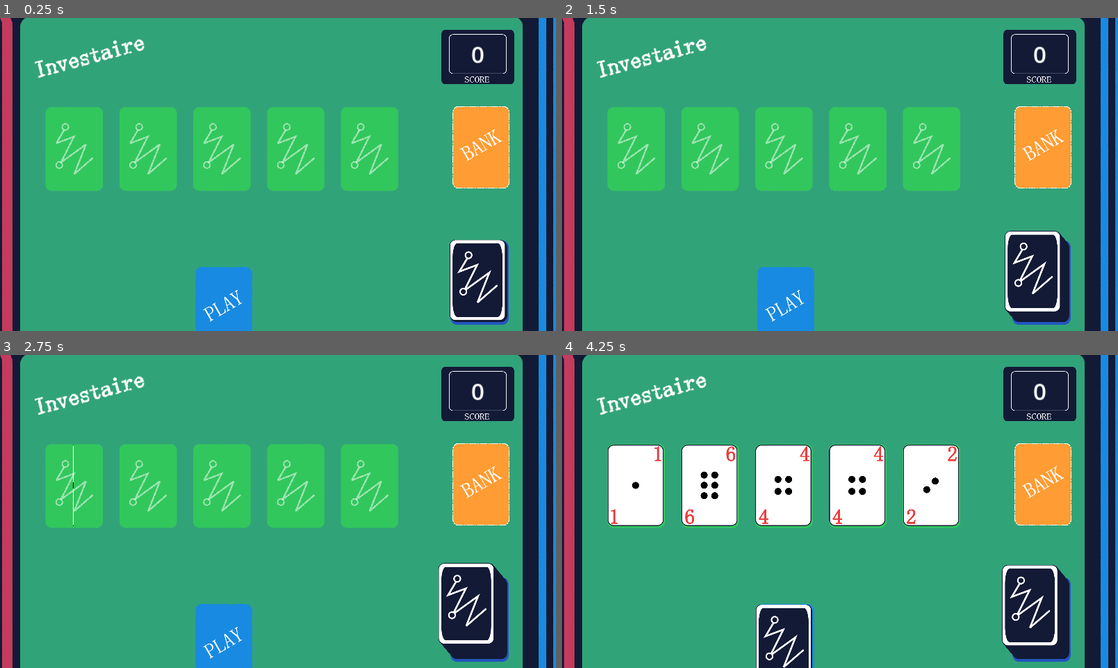
Above: before the commit, frames 1-4 (two rows, left to right).
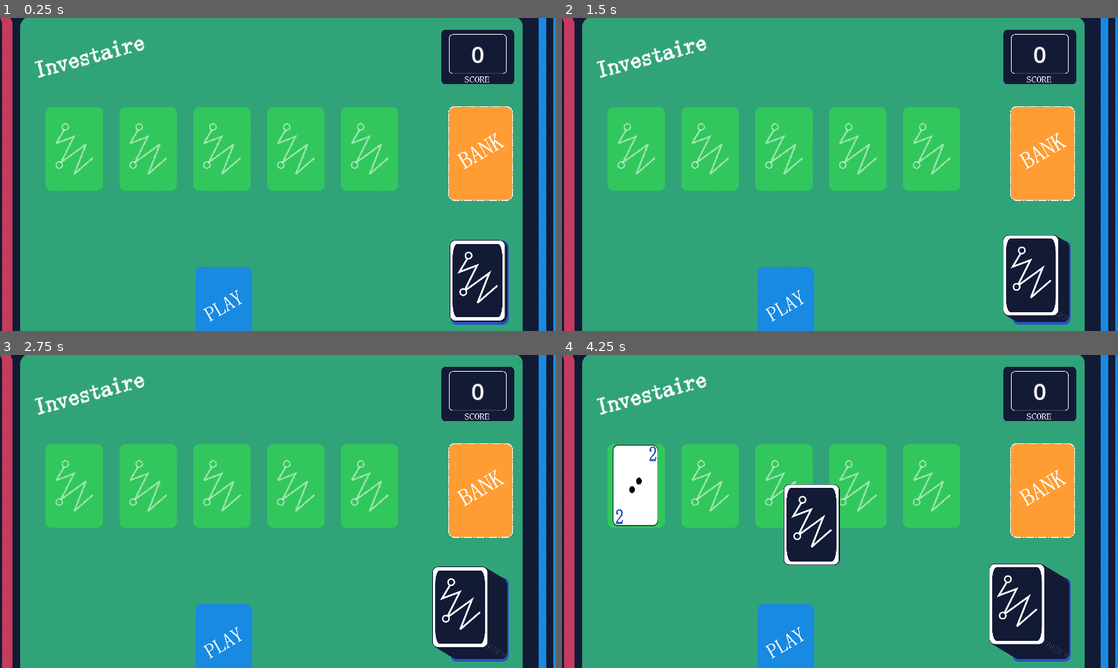
Above: after the commit, the same moments.

Repository: mathew-tran/investaire
Game: Godot game, scene res://Scenes/Game.tscn
Two runs of this game, one before a commit and one after it. Both use one fixed random seed, a clock stepped at 60 frames per second and the inputs below.
Inputs (mouse positions are in pixels of both pictures, inside the frame that each line leads up to):
- Up to frame 1 (0.25 s): no input
- Up to frame 2 (1.5 s): click (1040, 280) at 0.5 s; click (1040, 280) at 1.25 s, where only the run after the commit has a clickable "+20"
- Up to frame 3 (2.75 s): click (478, 614) at 2 s, where only the run after the commit has a clickable "+20"
- Up to frame 4 (4.25 s): click (1034, 614) at 2.75 s, where only the run after the commit has a clickable "+20"; click (1034, 611) at 3.5 s, where only the run after the commit has a clickable "+20"

The runs differ from the first frame. In frame 1, 1.4% of the frame differs, in the area x 80-93%, y 28-97%; in frame 2, 2.2%; in frame 3, 2.7%; in frame 4, 17%, in the area x 8-93%, y 28-100%.

Commit message:
make blue set of cards

Diff:
--- a/Art/InvestaireExample.svg
+++ b/Art/InvestaireExample.svg
@@ -24,15 +24,15 @@
      inkscape:pagecheckerboard="0"
      inkscape:deskcolor="#d1d1d1"
      inkscape:document-units="mm"
-     inkscape:zoom="2.0283688"
-     inkscape:cx="33.031469"
-     inkscape:cy="-2.2185315"
+     inkscape:zoom="0.5070922"
+     inkscape:cx="928.82517"
+     inkscape:cy="-10.846154"
      inkscape:window-width="1920"
      inkscape:window-height="1001"
      inkscape:window-x="-7"
      inkscape:window-y="-7"
      inkscape:window-maximized="1"
-     inkscape:current-layer="layer1" /><defs
+     inkscape:current-layer="g59" /><defs
      id="defs1" /><g
      inkscape:label="Layer 1"
      inkscape:groupmode="layer"
@@ -857,4 +857,98 @@
        id="circle5"
        cx="-73.720901"
        cy="42.382137"
-       r="1.9369564" /></g></svg>
+       r="1.9369564" /><rect
+       style="fill:#ffffff;fill-opacity:1;stroke:#131a36;stroke-width:0.5;stroke-linecap:round;stroke-dasharray:none;stroke-opacity:1"
+       id="rect4"
+       width="33.573914"
+       height="48.885094"
+       x="401.11792"
+       y="9.2124119"
+       ry="3.4127326"
+       inkscape:export-filename="Cards\9.png"
+       inkscape:export-xdpi="191.95892"
+       inkscape:export-ydpi="191.95892" /><text
+       xml:space="preserve"
+       style="font-style:normal;font-variant:normal;font-weight:normal;font-stretch:normal;font-size:12.5533px;font-family:SimSun;-inkscape-font-specification:SimSun;fill:#ed3b3b;fill-opacity:1;stroke:#ed3b3b;stroke-width:0.444801;stroke-linecap:round;stroke-dasharray:0.2224, 0.2224;stroke-dashoffset:0;stroke-opacity:1"
+       x="421.44485"
+       y="19.361923"
+       id="text10"><tspan
+         sodipodi:role="line"
+         id="tspan10"
+         style="font-style:normal;font-variant:normal;font-weight:normal;font-stretch:normal;font-size:12.5533px;font-family:SimSun;-inkscape-font-specification:SimSun;fill:#ed3b3b;fill-opacity:1;stroke:#ed3b3b;stroke-width:0.444801;stroke-dasharray:0.2224, 0.2224;stroke-dashoffset:0;stroke-opacity:1"
+         x="421.44485"
+         y="19.361923">10</tspan></text><text
+       xml:space="preserve"
+       style="font-style:normal;font-variant:normal;font-weight:normal;font-stretch:normal;font-size:12.5533px;font-family:SimSun;-inkscape-font-specification:SimSun;fill:#ed3b3b;fill-opacity:1;stroke:#ed3b3b;stroke-width:0.444801;stroke-linecap:round;stroke-dasharray:0.2224, 0.2224;stroke-dashoffset:0;stroke-opacity:1"
+       x="402.24323"
+       y="56.52293"
+       id="text11"><tspan
+         sodipodi:role="line"
+         id="tspan11"
+         style="font-style:normal;font-variant:normal;font-weight:normal;font-stretch:normal;font-size:12.5533px;font-family:SimSun;-inkscape-font-specification:SimSun;fill:#ed3b3b;fill-opacity:1;stroke:#ed3b3b;stroke-width:0.444801;stroke-dasharray:0.2224, 0.2224;stroke-dashoffset:0;stroke-opacity:1"
+         x="402.24323"
+         y="56.52293">10</tspan></text><g
+       id="g59"
+       transform="translate(73.125494,3.1750016)"><g
+         id="g58"
+         transform="translate(35.454183)"><circle
+           style="fill:#000000;fill-opacity:1;stroke:#000000;stroke-width:1.07742;stroke-linecap:round;stroke-dasharray:0.53871, 0.53871;stroke-dashoffset:0;stroke-opacity:1"
+           id="circle11"
+           cx="-39.958313"
+           cy="303.97977"
+           r="1.6005985"
+           transform="rotate(-90)" /><circle
+           style="fill:#000000;fill-opacity:1;stroke:#000000;stroke-width:1.07742;stroke-linecap:round;stroke-dasharray:0.53871, 0.53871;stroke-dashoffset:0;stroke-opacity:1"
+           id="circle13"
+           cx="-27.361929"
+           cy="303.97977"
+           r="1.6005985"
+           transform="rotate(-90)" /><circle
+           style="fill:#000000;fill-opacity:1;stroke:#000000;stroke-width:1.07742;stroke-linecap:round;stroke-dasharray:0.53871, 0.53871;stroke-dashoffset:0;stroke-opacity:1"
+           id="circle14"
+           cx="-39.958313"
+           cy="314.66956"
+           r="1.6005985"
+           transform="rotate(-90)" /><circle
+           style="fill:#000000;fill-opacity:1;stroke:#000000;stroke-width:1.07742;stroke-linecap:round;stroke-dasharray:0.53871, 0.53871;stroke-dashoffset:0;stroke-opacity:1"
+           id="circle24"
+           cx="-27.361929"
+           cy="314.66956"
+           r="1.6005985"
+           transform="rotate(-90)" /><circle
+           style="fill:#000000;fill-opacity:1;stroke:#000000;stroke-width:1.07742;stroke-linecap:round;stroke-dasharray:0.53871, 0.53871;stroke-dashoffset:0;stroke-opacity:1"
+           id="circle38"
+           cx="-33.608307"
+           cy="303.97977"
+           r="1.6005985"
+           transform="rotate(-90)" /><circle
+           style="fill:#000000;fill-opacity:1;stroke:#000000;stroke-width:1.07742;stroke-linecap:round;stroke-dasharray:0.53871, 0.53871;stroke-dashoffset:0;stroke-opacity:1"
+           id="circle45"
+           cx="-33.608307"
+           cy="314.66956"
+           r="1.6005985"
+           transform="rotate(-90)" /><circle
+           style="fill:#000000;fill-opacity:1;stroke:#000000;stroke-width:1.07742;stroke-linecap:round;stroke-dasharray:0.53871, 0.53871;stroke-dashoffset:0;stroke-opacity:1"
+           id="circle57"
+           cx="-21.011923"
+           cy="303.97977"
+           r="1.6005985"
+           transform="rotate(-90)" /><circle
+           style="fill:#000000;fill-opacity:1;stroke:#000000;stroke-width:1.07742;stroke-linecap:round;stroke-dasharray:0.53871, 0.53871;stroke-dashoffset:0;stroke-opacity:1"
+           id="circle58"
+           cx="-21.011923"
+           cy="314.66956"
+           r="1.6005985"
+           transform="rotate(-90)" /></g><circle
+         style="fill:#000000;fill-opacity:1;stroke:#000000;stroke-width:1.07742;stroke-linecap:round;stroke-dasharray:0.53871, 0.53871;stroke-dashoffset:0;stroke-opacity:1"
+         id="circle59"
+         cx="-27.310116"
+         cy="344.77939"
+         r="1.6005985"
+         transform="rotate(-90)" /><circle
+         style="fill:#000000;fill-opacity:1;stroke:#000000;stroke-width:1.07742;stroke-linecap:round;stroke-dasharray:0.53871, 0.53871;stroke-dashoffset:0;stroke-opacity:1"
+         id="circle60"
+         cx="-33.660122"
+         cy="344.77939"
+         r="1.6005985"
+         transform="rotate(-90)" /></g></g></svg>
--- a/Prefabs/BankSlot.tscn
+++ b/Prefabs/BankSlot.tscn
@@ -4,17 +4,17 @@
 [ext_resource type="Script" path="res://Scripts/BankSlot.gd" id="2_lfcx2"]
 
 [node name="BankSlot" type="TextureRect"]
-custom_minimum_size = Vector2(140, 190)
-offset_right = 140.0
-offset_bottom = 190.0
+custom_minimum_size = Vector2(182, 218)
+offset_right = 182.0
+offset_bottom = 218.0
 texture = ExtResource("1_2sjn1")
-expand_mode = 3
+expand_mode = 4
 stretch_mode = 5
 script = ExtResource("2_lfcx2")
 
 [node name="Cards" type="Control" parent="."]
 anchors_preset = 0
-offset_left = 6.0
-offset_top = 4.0
-offset_right = 46.0
-offset_bottom = 44.0
+offset_left = 26.0
+offset_top = 16.0
+offset_right = 66.0
+offset_bottom = 56.0
--- a/Prefabs/Card.tscn
+++ b/Prefabs/Card.tscn
@@ -159,3 +159,21 @@
 "": SubResource("AnimationLibrary_ymb0o")
 }
 speed_scale = 3.5
+
+[node name="PointsLabel" type="Label" parent="."]
+visible = false
+layout_mode = 1
+anchors_preset = 14
+anchor_top = 0.5
+anchor_right = 1.0
+anchor_bottom = 0.5
+offset_top = -27.5
+offset_bottom = 27.5
+grow_horizontal = 2
+grow_vertical = 2
+theme_override_colors/font_outline_color = Color(0, 0, 0, 1)
+theme_override_constants/outline_size = 11
+theme_override_font_sizes/font_size = 40
+text = "+20"
+horizontal_alignment = 1
+vertical_alignment = 1
--- a/Prefabs/GameOverScreen.tscn
+++ b/Prefabs/GameOverScreen.tscn
@@ -5,6 +5,21 @@
 
 [sub_resource type="StyleBoxFlat" id="StyleBoxFlat_785cl"]
 bg_color = Color(0.0745098, 0.101961, 0.211765, 1)
+
+[sub_resource type="Animation" id="Animation_jfp8b"]
+length = 0.001
+tracks/0/type = "value"
+tracks/0/imported = false
+tracks/0/enabled = true
+tracks/0/path = NodePath(".:position")
+tracks/0/interp = 1
+tracks/0/loop_wrap = true
+tracks/0/keys = {
+"times": PackedFloat32Array(0.0333333),
+"transitions": PackedFloat32Array(1),
+"update": 0,
+"values": [Vector2(0, -1080)]
+}
 
 [sub_resource type="Animation" id="Animation_6d8km"]
 resource_name = "animIn"
@@ -19,21 +34,6 @@
 "transitions": PackedFloat32Array(1, 1),
 "update": 0,
 "values": [Vector2(0, -1080), Vector2(0, 0)]
-}
-
-[sub_resource type="Animation" id="Animation_jfp8b"]
-length = 0.001
-tracks/0/type = "value"
-tracks/0/imported = false
-tracks/0/enabled = true
-tracks/0/path = NodePath(".:position")
-tracks/0/interp = 1
-tracks/0/loop_wrap = true
-tracks/0/keys = {
-"times": PackedFloat32Array(0.0333333),
-"transitions": PackedFloat32Array(1),
-"update": 0,
-"values": [Vector2(0, -1080)]
 }
 
 [sub_resource type="AnimationLibrary" id="AnimationLibrary_0i5t3"]
@@ -125,7 +125,7 @@
 theme_override_font_sizes/font_size = 50
 text = "CURRENT SCORE"
 
-[node name="Label3" type="Label" parent="VBoxContainer/HBoxContainer/VBoxContainer"]
+[node name="CurrentScore" type="Label" parent="VBoxContainer/HBoxContainer/VBoxContainer"]
 layout_mode = 2
 theme_override_font_sizes/font_size = 50
 text = "0"
--- a/Scenes/Game.tscn
+++ b/Scenes/Game.tscn
@@ -207,10 +207,10 @@
 metadata/_edit_lock_ = true
 
 [node name="BankSlot" parent="." instance=ExtResource("1_48mkt")]
-offset_left = 1146.0
+offset_left = 1113.0
 offset_top = -79.0
-offset_right = 1286.0
-offset_bottom = 111.0
+offset_right = 1295.0
+offset_bottom = 139.0
 scale = Vector2(1.5, 1.5)
 
 [node name="InvestSlots" parent="." instance=ExtResource("2_y6qob")]
@@ -232,6 +232,17 @@
 position = Vector2(550, 157)
 metadata/_edit_lock_ = true
 
+[node name="PlaySlot" type="TextureRect" parent="."]
+offset_left = 253.0
+offset_top = 471.0
+offset_right = 393.0
+offset_bottom = 661.0
+scale = Vector2(1.5, 1.5)
+pivot_offset = Vector2(-10, -10)
+texture = ExtResource("3_glwnt")
+expand_mode = 3
+stretch_mode = 5
+
 [node name="DeadCard" type="Control" parent="." groups=["DeadCard"]]
 layout_mode = 3
 anchors_preset = 0
@@ -239,17 +250,6 @@
 offset_bottom = 40.0
 scale = Vector2(1.5, 1.5)
 
-[node name="PlaySlot" type="TextureRect" parent="."]
-offset_left = 253.0
-offset_top = 471.0
-offset_right = 393.0
-offset_bottom = 661.0
-scale = Vector2(1.5, 1.5)
-pivot_offset = Vector2(-10, -10)
-texture = ExtResource("3_glwnt")
-expand_mode = 3
-stretch_mode = 5
-
 [node name="CanvasLayer" type="CanvasLayer" parent="."]
 
 [node name="GameOver" parent="CanvasLayer" instance=ExtResource("15_dq3aa")]
--- a/Scripts/BankSlot.gd
+++ b/Scripts/BankSlot.gd
@@ -9,13 +9,13 @@
 	await SortCards()
 	await RepositionCards()
 	await CheckDupes()
+	await get_tree().process_frame
 	await RepositionCards()
-	await get_tree().process_frame
 	if len(CardHolder.get_children()) >= 3:
 		Finder.GetGame().KillGame()
 
 func CompareCards(cardA : Card, cardB : Card):
-	if cardA.Rank <= cardB.Rank:
+	if cardA.Rank >= cardB.Rank:
 		return true
 	return false
 
@@ -41,8 +41,9 @@
 		if values.has(str(card.Rank)) == false:
 			values[str(card.Rank)] = card
 		else:
+			await get_tree().create_timer(.1).timeout
+			await values[str(card.Rank)].Kill(Card.KILL_REASON.BANK)
 			await card.Kill(Card.KILL_REASON.BANK)
-			await values[str(card.Rank)].Kill(Card.KILL_REASON.BANK)
 			await CardHolder.NOTIFICATION_CHILD_ORDER_CHANGED
 			return
 
@@ -50,20 +51,12 @@
 	pass
 
 func RepositionCards():
-	if CardHolder.get_child_count() == 0:
-		return
-	if CardHolder.get_child_count() == 1:
-		await CardHolder.get_child(0).Move(CardHolder.global_position + Vector2(30.5, 0), .1, Tween.TransitionType.TRANS_QUAD)
-		return
+	await get_tree().create_timer(.1).timeout
 	var cardOffset = Vector2.ZERO
-	var startPosition = CardHolder.global_position + Vector2(30.5, 0)
-	print(startPosition)
 	var speed = .08 / CardHolder.get_child_count()
 	var cards = CardHolder.get_children()
 	for card in cards:
-		card.z_index = 0
-		cardOffset.x -= 25.5
-		if card.global_position != CardHolder.global_position + cardOffset:
-			await card.Move(startPosition + cardOffset, speed, Tween.TransitionType.TRANS_QUAD)
-		#cardOffset.y -= 5.5
+		await card.Move(CardHolder.global_position + cardOffset, speed, Tween.TransitionType.TRANS_QUAD)
+		cardOffset.y += 60
+
 	pass
--- a/Scripts/Card.gd
+++ b/Scripts/Card.gd
@@ -3,6 +3,7 @@
 class_name Card
 
 var Rank = 0
+var bIsRed = true
 
 signal MoveComplete
 
@@ -20,7 +21,10 @@
 	Create()
 
 func Create():
-	var image = "res://Art/Cards/" + str(Rank) + ".png"
+	var image = "res://Art/Cards/" + str(Rank)
+	if bIsRed == false:
+		image += "b"
+	image += ".png"
 	$Front.texture = load(image)
 
 func Flip():
@@ -30,6 +34,16 @@
 	$AnimationPlayer.play("FlipBack", -1, 4.8)
 
 func Kill(killReason = KILL_REASON.DEFAULT):
+	var pointAmount = Rank
+	if Rank == 0:
+		pointAmount += 11
+	if killReason == KILL_REASON.BANK:
+		pointAmount *= 3
+
+	$PointsLabel.text = "+" + str(pointAmount)
+	$PointsLabel.visible = true
+
+	Finder.GetGame().GainPoints(pointAmount)
 	reparent(Finder.GetDeadCardGroup())
 	var tween = get_tree().create_tween()
 	tween.tween_property(self, "scale", Vector2.ONE * 1.5, .1)
@@ -38,17 +52,12 @@
 	tween = get_tree().create_tween()
 	tween.tween_property(self, "scale", Vector2.ONE, .05)
 	await tween.finished
-
+	$PointsLabel.visible = false
 	ReverseFlip()
 	await get_tree().create_timer(.5).timeout
 	await Move(Vector2(2200, -100), .1, Tween.TransitionType.TRANS_CUBIC)
-	var pointAmount = Rank
-	if Rank == 0:
-		pointAmount += 10
 
-	if killReason == KILL_REASON.BANK:
-		pointAmount *= 3
-	Finder.GetGame().GainPoints(pointAmount)
+
 	queue_free()
 
 
@@ -67,7 +76,7 @@
 func GetAllowableNumbers(cardPosition: CARD_POSITION):
 	var allowedNumbers = []
 	allowedNumbers.append(Rank)
-	if Rank < 9 and (cardPosition == CARD_POSITION.TOP or cardPosition == CARD_POSITION.MIDDLE):
+	if Rank < 10 and (cardPosition == CARD_POSITION.TOP or cardPosition == CARD_POSITION.MIDDLE):
 		allowedNumbers.append(Rank + 1)
 	if Rank >= 1 and (cardPosition == CARD_POSITION.BOTTOM or cardPosition == CARD_POSITION.MIDDLE):
 		allowedNumbers.append(Rank - 1)
--- a/Scripts/Deck.gd
+++ b/Scripts/Deck.gd
@@ -2,25 +2,41 @@
 
 class_name Deck
 
-var Duplicates = 5
+var Duplicates = 4
 
 signal DeckCreated
 
 func CreateDeck():
 	var data = []
+	var bIsRed = false
+	var halfAmount = Duplicates / 2
 	for dupe in Duplicates:
-		for x in range(0, 9):
-			data.append(x)
+		for x in range(0, 11):
+			var instanceData = {
+				"Rank" : x,
+				"bIsRed" : bIsRed
+			}
+			data.append(instanceData)
+		halfAmount -= 1
+		if halfAmount == 0:
+			bIsRed = true
 	data.shuffle()
 
+	print(data)
+
 	var cardOffset = Vector2.ZERO
+	var timeToCreateDeck = 3.2
+
+	var splice = timeToCreateDeck / float(data.size())
+	print(splice)
 	for card in data:
 		var instance = load("res://Prefabs/Card.tscn").instantiate()
-		instance.Rank = card
+		instance.Rank = card["Rank"]
+		instance.bIsRed = card["bIsRed"]
 		$Cards.add_child(instance)
 		instance.global_position = Vector2(-400, 0)
-		await instance.Move($Cards.global_position + cardOffset, .05)
-		cardOffset += Vector2(-1,-1.2)
+		await instance.Move($Cards.global_position + cardOffset, splice)
+		cardOffset += Vector2(-2,-1.2)
 
 	DeckCreated.emit()
 
--- a/Scripts/Game.gd
+++ b/Scripts/Game.gd
@@ -42,7 +42,7 @@
 	await get_tree().create_timer(1.0).timeout
 
 
-	$CanvasLayer/GameOver.Show()
+	$CanvasLayer/GameOver.Show(Points)
 
 func KillGame():
 	bIsGameOver = true
--- a/Scripts/GameOverScreen.gd
+++ b/Scripts/GameOverScreen.gd
@@ -3,6 +3,7 @@
 func _ready():
 	visible = false
 
-func Show():
+func Show(points):
 	visible = true
 	$AnimationPlayer.play("animIn")
+	$VBoxContainer/HBoxContainer/VBoxContainer/CurrentScore.text = str(points)
--- a/Scripts/InvestSlot.gd
+++ b/Scripts/InvestSlot.gd
@@ -35,8 +35,10 @@
 func TakeCard(card : Card):
 	var bMoveToTop = false
 	card.reparent(CardHolder)
+	card.visible = true
+	await CardHolder.NOTIFICATION_CHILD_ORDER_CHANGED
+	await card.Move(CardHolder.global_position)
 	card.visible = false
-	await CardHolder.NOTIFICATION_CHILD_ORDER_CHANGED
 	await SortCards()
 	await RepositionCards()
 	card.visible = true
@@ -52,15 +54,13 @@
 			await CardHolder.NOTIFICATION_CHILD_ORDER_CHANGED
 
 func RepositionCards():
-	if CardHolder.get_child_count() < 2:
-		return
 	var cardOffset = Vector2.ZERO
 	await get_tree().create_timer(.1).timeout
 	var cards = CardHolder.get_children()
 	for card in cards:
 		await card.Move(CardHolder.global_position + cardOffset, .01, Tween.TransitionType.TRANS_QUAD)
 		cardOffset.y += 55
-		cardOffset.x -= 3.5
+		cardOffset.x -= 7.5
 	pass
 
 func CanActivate(card : Card):
Binary file added: Art/Cards/0b.png
Not shown, added: Art/Cards/0b.png.import
Binary file added: Art/Cards/10.png
Not shown, added: Art/Cards/10.png.import
Binary file added: Art/Cards/10b.png
Not shown, added: Art/Cards/10b.png.import
Binary file added: Art/Cards/1b.png
Not shown, added: Art/Cards/1b.png.import
Binary file added: Art/Cards/2b.png
Not shown, added: Art/Cards/2b.png.import
Binary file added: Art/Cards/3b.png
Not shown, added: Art/Cards/3b.png.import
(and 12 more such lines)
